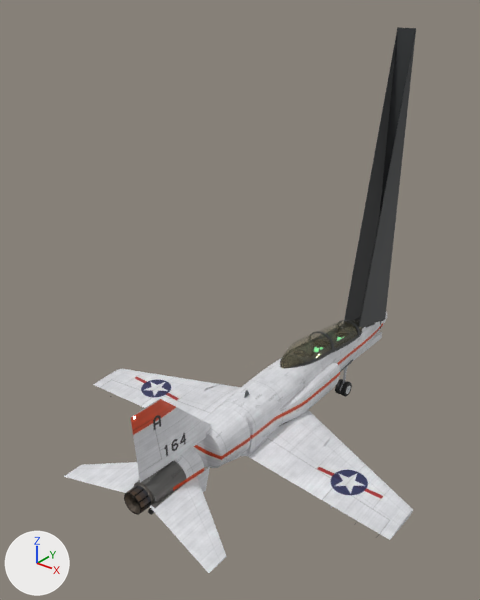
An edit to the glTF model web/assets/t45.glb, drawn before and after from the same camera.
One viewpoint serves both versions: a 50 mm lens placed at (8.61, -12.64, 10.22), pointed at (-0.81, -0.87, 2.92). Arrows for +X, +Y and +Z are at lower left; the lights stay in place. The picture after the commit comes second. Where no turn or scale is listed for an object, it has been applied to the vertices. Vertices at exactly the same position are counted once.

Objects in the first picture: 'ail_L', 'ail_R', 'canopy', 'flap_R', 'fuselage', 'nozzle', 'rudder', 'stab_L', 'stab_R' and 3 more.
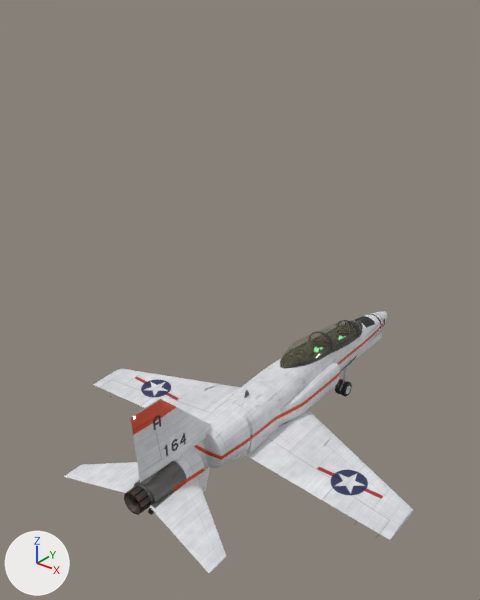
Edits to the bpy script that builds the scene:
```text
Change me_fuselage:
    used by ob_fuselage; location = (0.0, 0.0, 0.0)
    remove me_fuselage.from_pydata(...)  # 24775 vertices, 48968 faces; spans x -4.65..4.65, y -5.4..6.0, z -0.66..8.99
    add me_fuselage.from_pydata(...)  # 24478 vertices, 48368 faces; spans x -4.65..4.65, y -5.4..6.0, z -0.66..2.25
    me_fuselage part 1: 2 vertices removed from x -0.28..0.28, y 5.34, z 8.99
    other edits to the shape of me_fuselage do not show in these pictures
```

Location of each change, (x1, y1, x2, y2) in pixels of the pictures (480 x 600 px):
'fuselage', reshaped: before (93, 27, 416, 540); after (93, 311, 413, 540)
part 1 of me_fuselage, deleted: before (344, 27, 416, 328)
